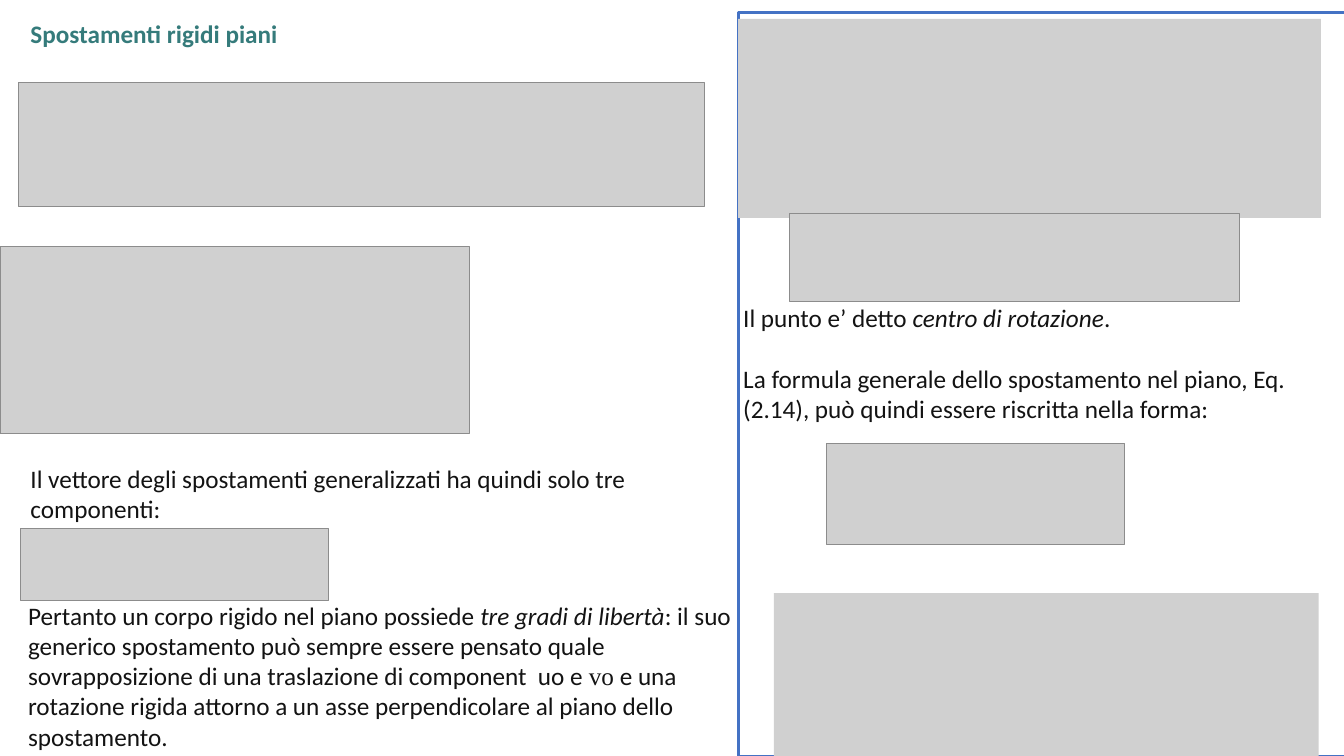
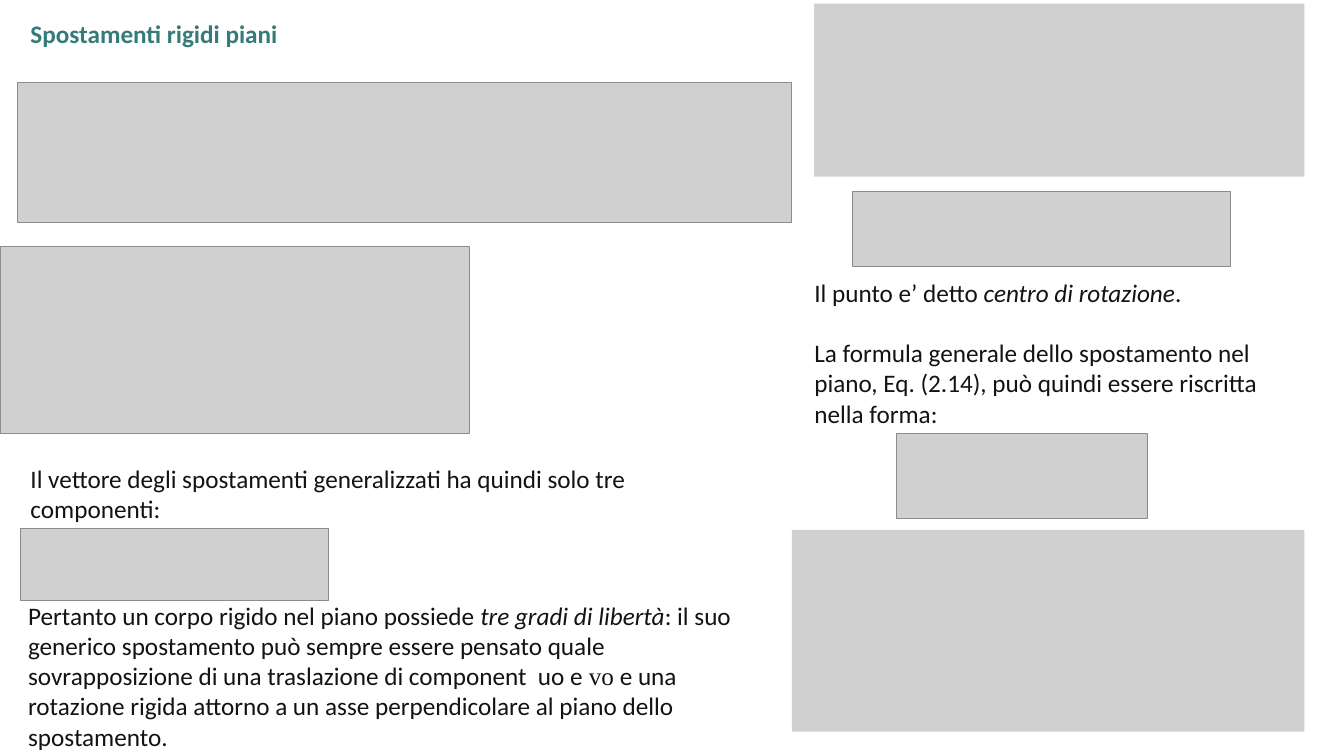
Before and after one commit to giuseppetomassetti/SdC, a slide deck: slide 6 of lezioni/2.0 cinematica.pptx (slide 9 before the commit). Drawn at 1344x756 pixels with LibreOffice and Linux fonts; fonts in the diff are those of the drawing; grey boxes stand for pictures. Boxes give left, top, right and bottom in pixels: in the first picture for what was removed or moved away, otherwise in the second. Text is boxed around its words. In the diff, an @@ line names an element or a change of style, - is before the commit and + after.

```diff
--- a/lezioni/2.0 cinematica.pptx
+++ b/lezioni/2.0 cinematica.pptx
@@ rectangle removed at <box>738,13,1344,756</box> @@
@@ picture: place and size @@
-picture at <box>738,19,1321,219</box>
+picture at <box>815,4,1305,177</box>
@@ picture: place and size @@
-picture at <box>18,83,705,207</box>
+picture at <box>18,83,792,222</box>
@@ picture: place and size @@
-picture at <box>790,213,1240,301</box>
+picture at <box>853,192,1231,266</box>
@@ text "Il punto e’ detto centro ..." rewrapped from <box>743,309,1284,422</box> to <box>814,284,1256,423</box> @@
@@ picture: place and size @@
-picture at <box>827,444,1125,544</box>
+picture at <box>897,434,1148,518</box>
@@ picture: place and size @@
-picture at <box>774,593,1319,756</box>
+picture at <box>792,530,1305,732</box>
```
Also in this commit, not shown: 1 other slide changed, 5 slides added, 7 slides removed, 3 other files.
